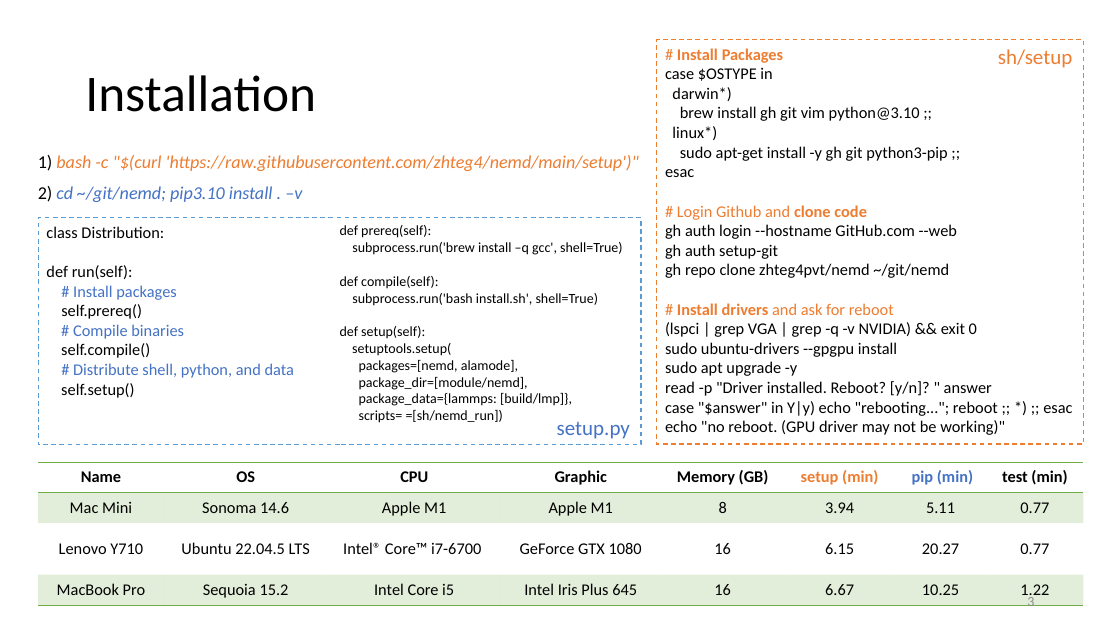
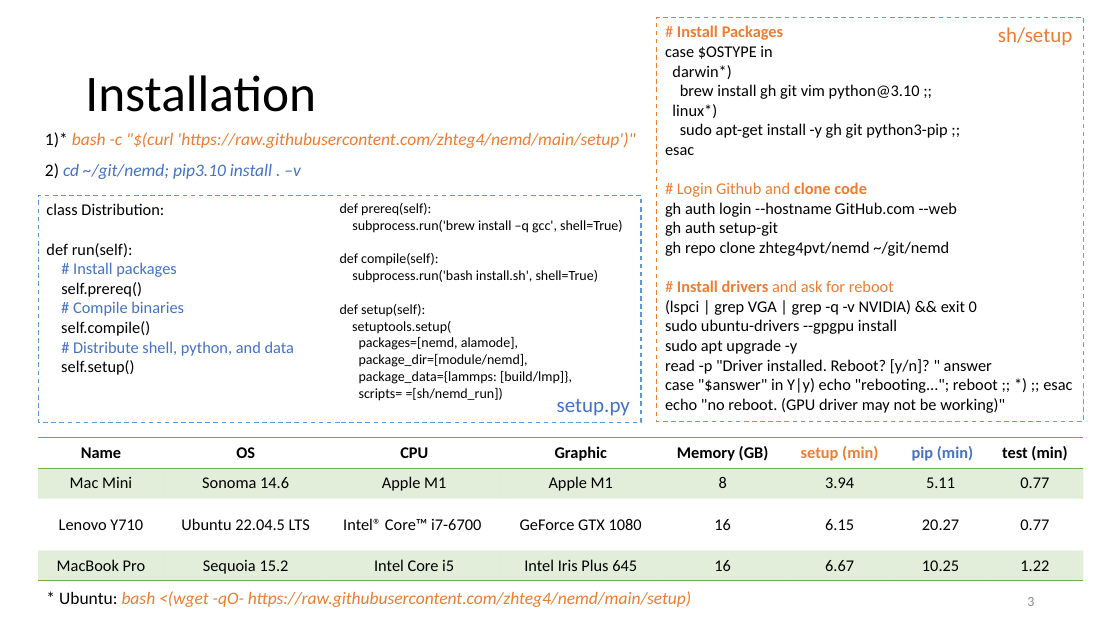
Before and after one commit to zhteg4pvt/nemd, a slide deck: slide 3 of docs/power_point/nemd.pptx. Drawn at 1120x630 pixels with LibreOffice and Linux fonts; fonts in the diff are those of the drawing. Boxes give left, top, right and bottom in pixels: in the first picture for what was removed or moved away, otherwise in the second. Text is boxed around its words. In the diff, an @@ line names an element or a change of style, - is before the commit and + after.

```diff
--- a/docs/power_point/nemd.pptx
+++ b/docs/power_point/nemd.pptx
@@ text "1)* bash -c "$(curl 'https://raw.githubusercontent.com/zhteg ...": place and size @@
-text "1)* bash -c "$(curl 'https://raw.githubusercontent.com/zhteg ..." at [38, 155, 639, 202]
+text "1)* bash -c "$(curl 'https://raw.githubusercontent.com/zhteg ..." at [45, 132, 635, 179]
@@ text at [45, 132, 635, 148]: text changed; size 15.5 to 15 pt @@
-1) bash -c "$(curl 'https://raw.githubusercontent.com/zhteg4/nemd/main/setup')"
+1)* bash -c "$(curl 'https://raw.githubusercontent.com/zhteg4/nemd/main/setup')"
@@ text at [45, 163, 300, 179]: size 15.5 to 15 pt in "2) cd ~/git/nemd; pip3.10 install . –v" @@
@@ 2 rectangles, 2 texts: place and size @@
-2 rectangles, 2 texts at [39, 39, 1084, 444]
+2 rectangles, 2 texts at [39, 18, 1084, 423]
@@ table: place and size @@
-table at [39, 462, 1085, 605]
+table at [39, 438, 1085, 581]
@@ text added at [59, 591, 691, 607], 15 pt, text #ED7D31, italic @@
+* Ubuntu: bash <(wget -qO- https://raw.githubusercontent.com/zhteg4/nemd/main/setup)
```
Also in this commit, not shown: 2 other slides changed, 26 other files.
